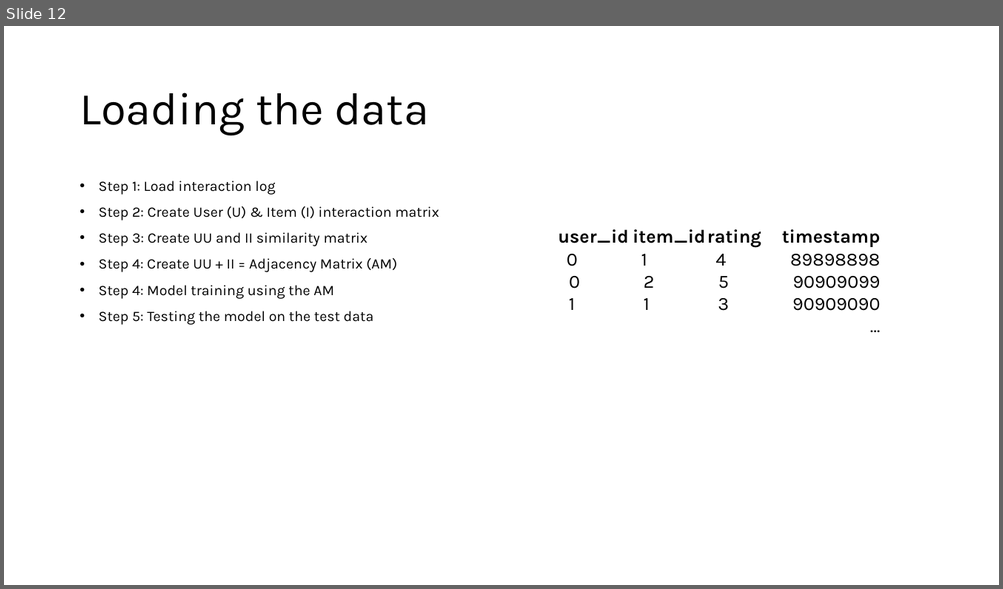
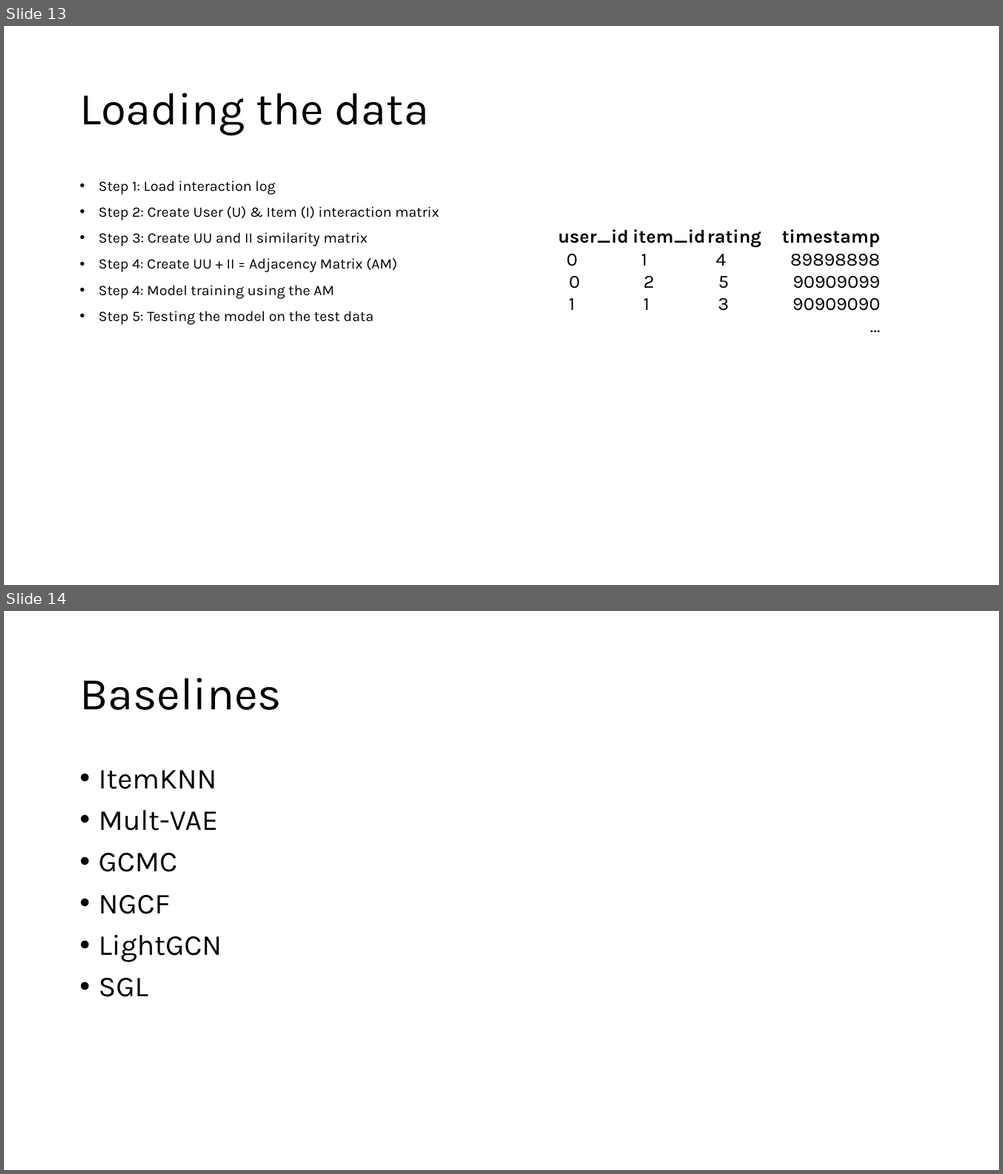
Before and after one commit to tseesurenb/hyperGCN, a slide deck: ppt/HyperGCN_20240830.pptx. Shown one above the other, each under a label of ours: slide 12 before the commit, slides 13 and 14 after it. The pictures are 1003x589 and 1003x1174 pixels, drawn with LibreOffice and Linux fonts; fonts in the diff are those of the drawing. Boxes give left, top, right and bottom in pixels: in the first picture for what was removed or moved away, otherwise in the second. Text is boxed around its words. In the diff, an @@ line names an element or a change of style, - is before the commit and + after.

```diff
--- a/ppt/HyperGCN_20240830.pptx
+++ b/ppt/HyperGCN_20240830.pptx
@@ slide 14 added at [4,611,999,1170], background #FFFFFF @@
@@ title added at [79,678,282,710], 44 pt, text #000000 @@
+Baselines
@@ text added at [99,770,222,997], 28 pt, text #000000 @@
+• ItemKNN
+• Mult-VAE
+• GCMC
+• NGCF
+• LightGCN
+• SGL
@@ what was slide 12 is now slide 13 @@
```
Also in this commit, not shown: 1 slide changed, 1 other slide added, 4 other files.
